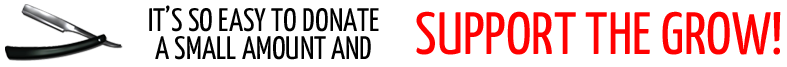
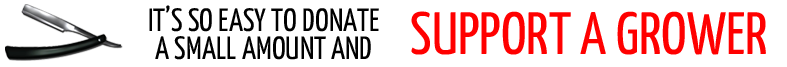
Layers edited between the first and the second 787×67 image:
renamed "support the grow!" to "support A Grower", painted on it over [411, 11, 781, 55]
painted on "It’s so easy to donate a small amount and" over [149, 5, 379, 60]
